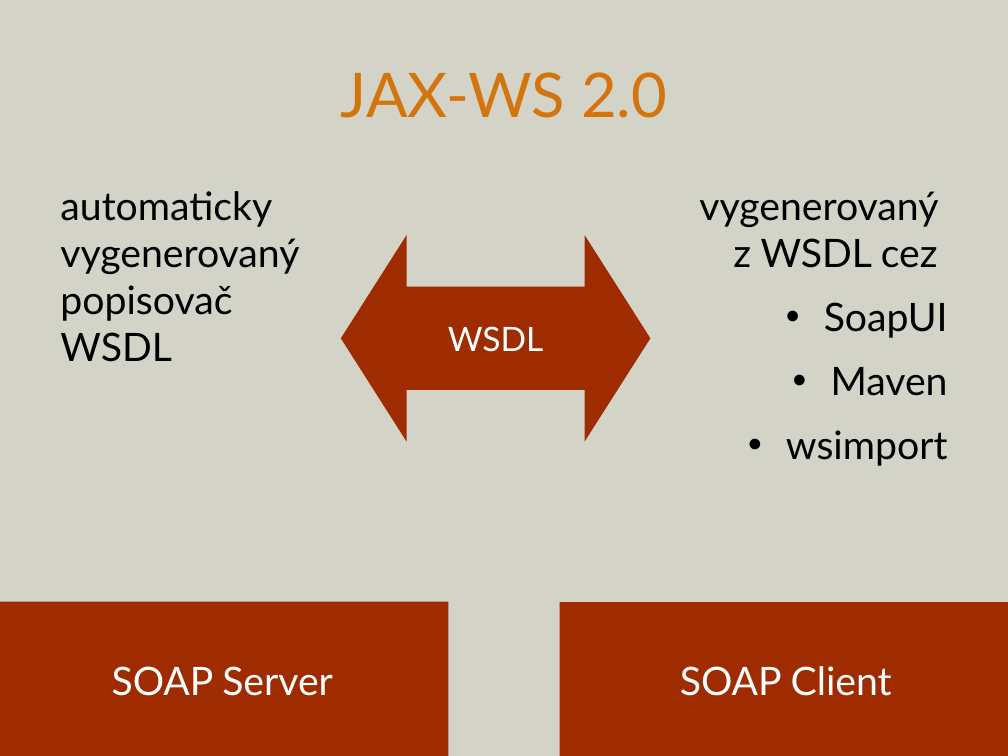
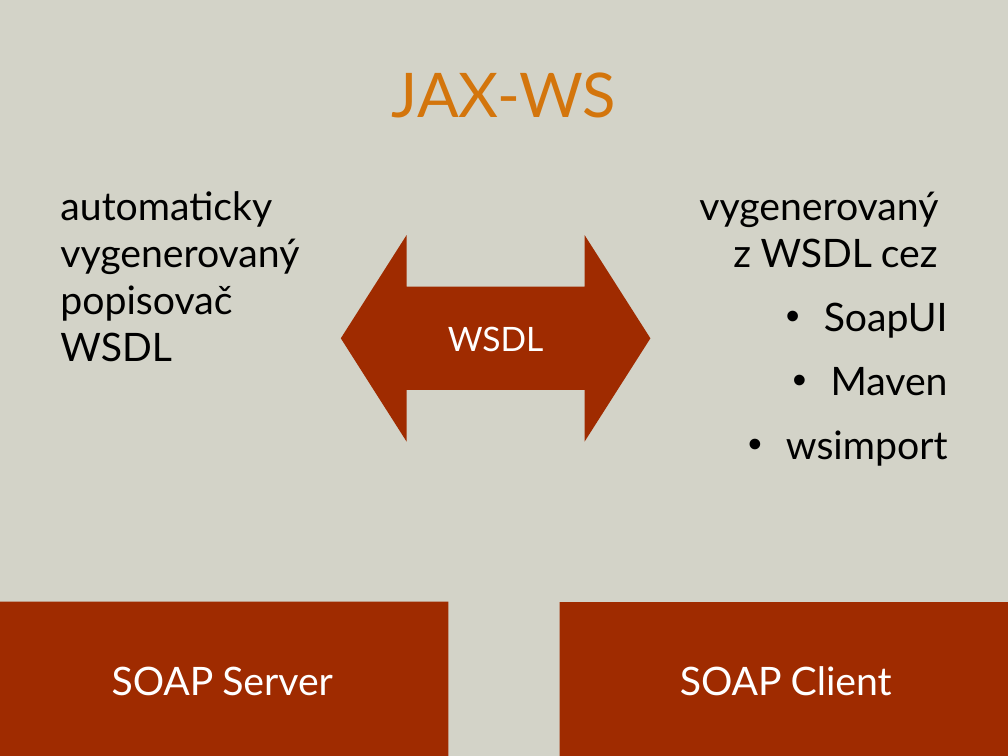
Before and after one commit to novotnyr/kopr-portal, a slide deck: slide 34 of content/soap-web-services/kopr-soap-web-services.pptx (slide 37 before the commit). Drawn at 1008x756 pixels with LibreOffice and Linux fonts; fonts in the diff are those of the drawing. Boxes give left, top, right and bottom in pixels: in the first picture for what was removed or moved away, otherwise in the second. Text is boxed around its words. In the diff, an @@ line names an element or a change of style, - is before the commit and + after.

```diff
--- a/content/soap-web-services/kopr-soap-web-services.pptx
+++ b/content/soap-web-services/kopr-soap-web-services.pptx
@@ title at [392, 72, 617, 118]: text changed @@
-JAX-WS 2.0
+JAX-WS
```
Also in this commit, not shown: 2 other slides changed, 3 slides removed, 1 other file.
